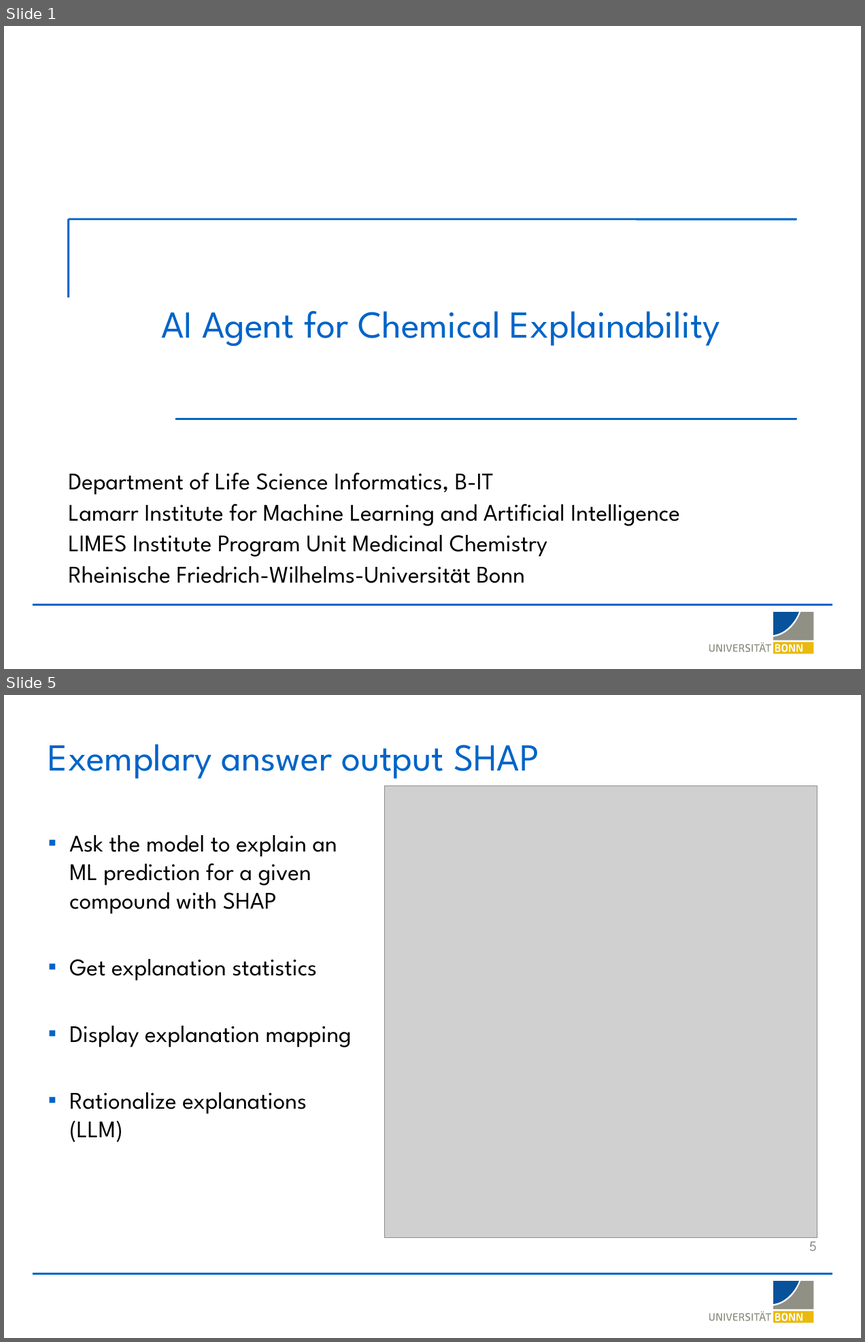
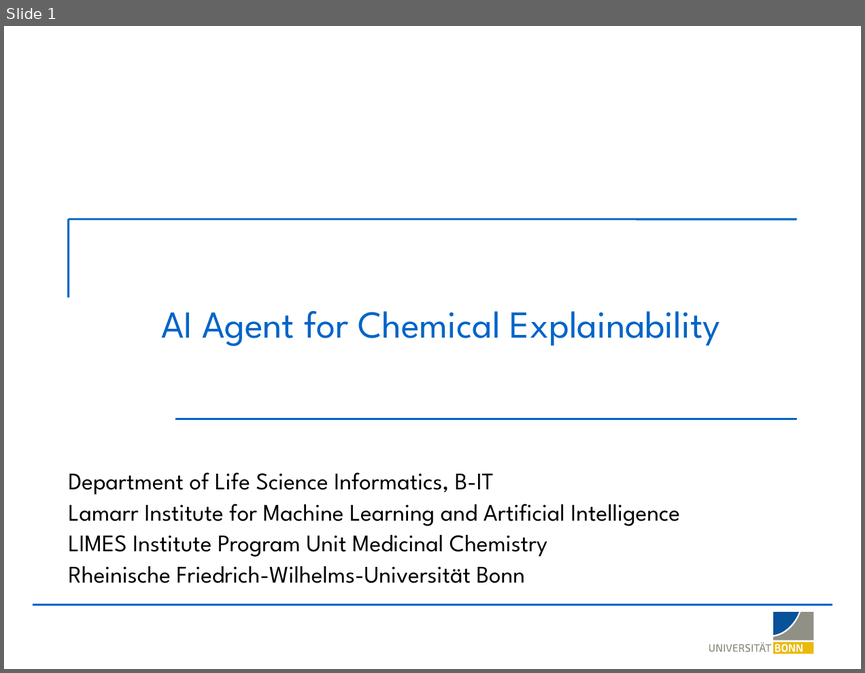
Before and after one commit to LSI-Uni-Bonn/ChemicHAL, a slide deck: slides/AI_Agent_Explainability.pptx. Shown one above the other, each under a label of ours: slides 1 and 5 before the commit, slide 1 after it; the slides between them are not shown. The pictures are 865x1342 and 865x673 pixels, drawn with LibreOffice and Linux fonts; fonts in the diff are those of the drawing; grey boxes stand for pictures; background and template pictures are left out. Boxes give left, top, right and bottom in pixels: in the first picture for what was removed or moved away, otherwise in the second. Text is boxed around its words. In the diff, an @@ line names an element or a change of style, - is before the commit and + after.

Commit message:
Add BRF algorithm, similarity-filtered MolCE foils, decomposition-based anchor occurrence
- ML: register BalancedRandomForestClassifier ("BRF") in train_model,
  build_model_from_split_file, train_on_split_file, and get_ml_info; route
  it through SHAP TreeExplainer.
- MolCE: rename `similarity_threshold` -> `scaffold_similarity_threshold`,
  add `min_similarity` Tanimoto cutoff on rebuilt foils with similarity-desc
  tiebreak on contrast ties; refactor top-N R-group/scaffold selection with
  early-stop and per-call foil reuse.
- MolAnchor: substructure occurrence now counts compounds whose BRICS
  decomposition actually produces the rule fragment(s), matching the
  population the anchor was drawable from; aggregator extended to use the
  union of merged-group fragments and store fragment_smiles per result.
- SHAP rendering: bump default mol_size to 1200x1200 and tighten contour
  params (sigma 0.22, gridResolution 0.04, 20 contour lines) for sharper
  atom-weight heatmaps.
- Slides: refresh AI_Agent_Explainability and figures_AI_agent decks.
- Add notebooks/test_xai_gnn_compatibility.ipynb.

```diff
--- a/slides/AI_Agent_Explainability.pptx
+++ b/slides/AI_Agent_Explainability.pptx
@@ slide 5 removed at (4,695,861,1338), background #FFFFFF; not listed: 20 template elements that a slide beside it also shows @@
@@ title removed at (48,744,539,779) @@
-Exemplary answer output SHAP
@@ picture removed at (384,786,817,1238) @@
@@ text removed at (69,835,351,1142) @@
-▪ Ask the model to explain an ML prediction for a given compound with SHAP
-▪ Get explanation statistics
-▪ Display explanation mapping
-▪ Rationalize explanations (LLM)
@@ page number removed at (809,1237,817,1251) @@
-5
```
Also in this commit, not shown: 3 slides changed, 9 slides added, 8 other slides removed, 9 other files.
